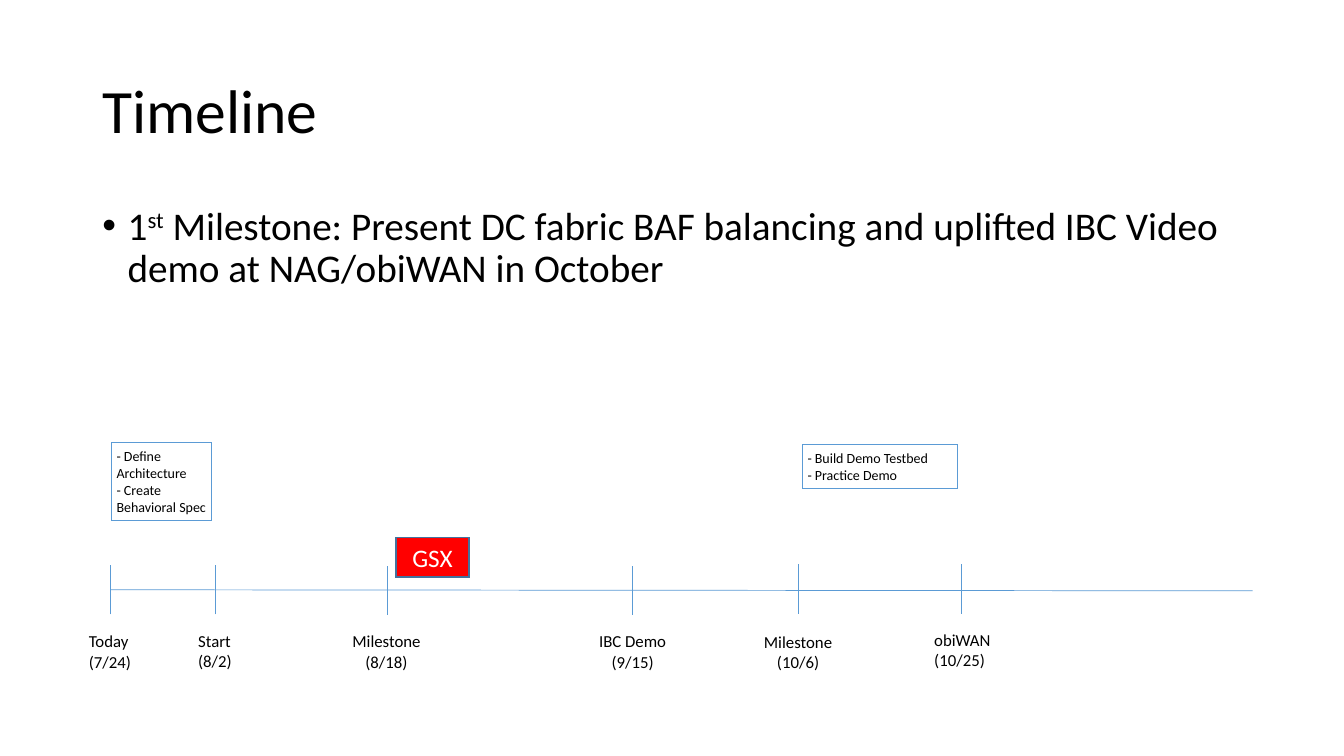
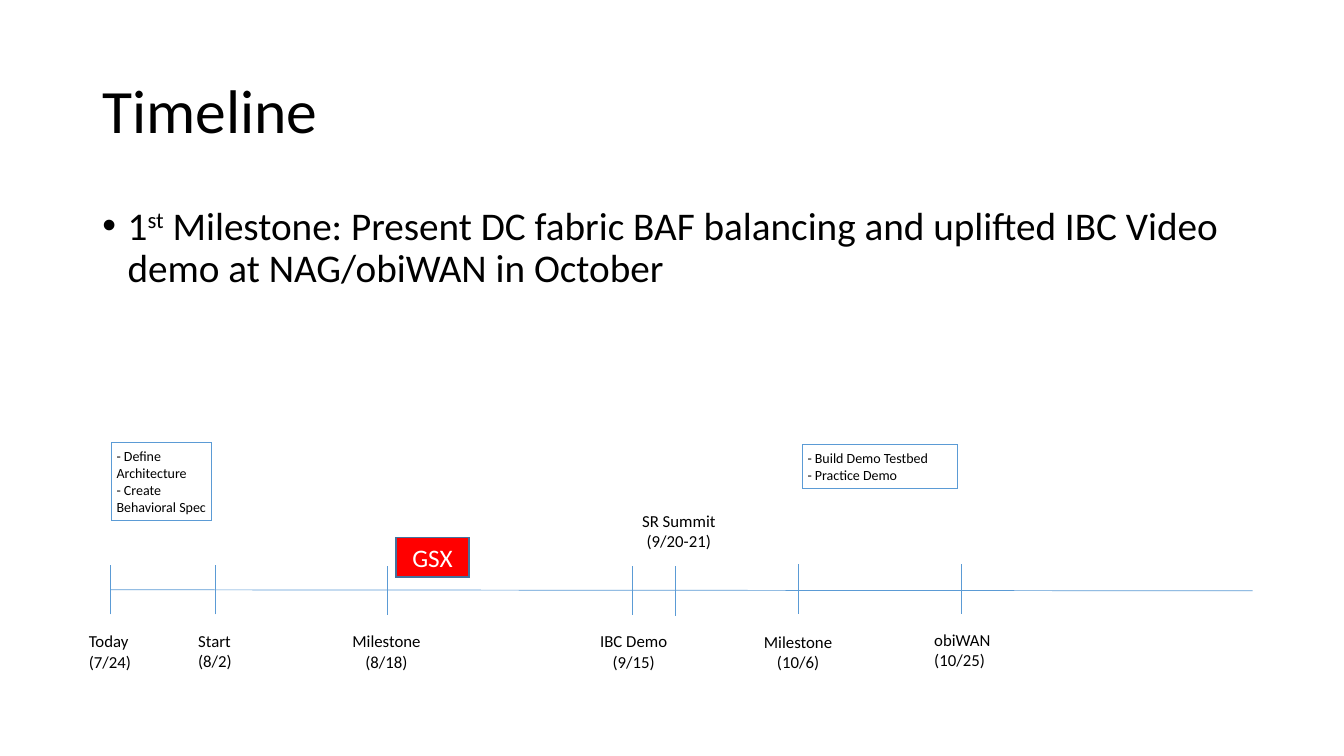
Before and after one commit to cisco-open/jalapeno, a slide deck: slide 2 of docs/planning-kickoff.pptx. Drawn at 1344x756 pixels with LibreOffice and Linux fonts; fonts in the diff are those of the drawing. Boxes give left, top, right and bottom in pixels: in the first picture for what was removed or moved away, otherwise in the second. Text is boxed around its words. In the diff, an @@ line names an element or a change of style, - is before the commit and + after.

```diff
--- a/docs/planning-kickoff.pptx
+++ b/docs/planning-kickoff.pptx
@@ text added at <box>642,515,716,549</box>, 12 pt, text #000000 @@
+SR Summit
+(9/20-21)
@@ line added from (676, 616) to (676, 567), #5B9BD5 0.5 pt @@
```
Also in this commit, not shown: 2 other slides changed.
